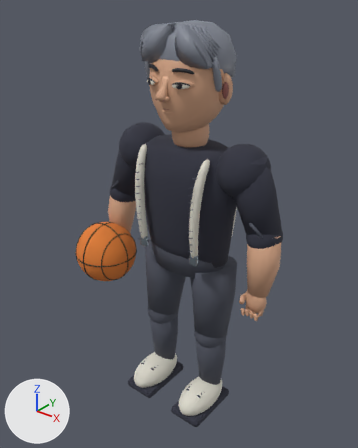
What one commit did to the glTF model public/assets/ikun.glb.
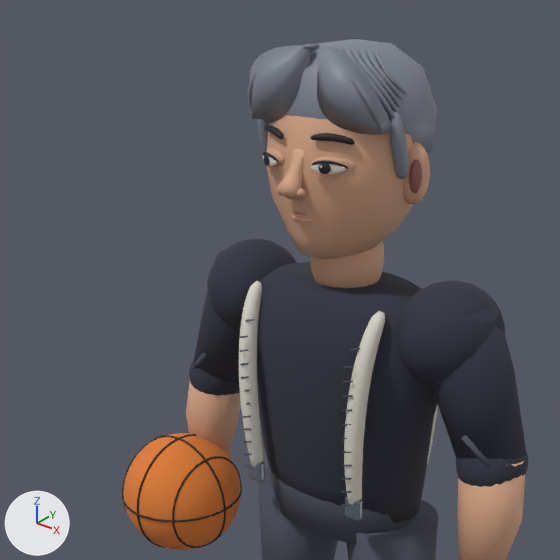
There are two pictures of each version: one whole from a 50 mm lens placed at (1.567, -2.032, 2.457), pointed at (-0.042, -0.02, 1.21), one close up on the part from 4% to 84% of the width and 0% to 64% of the height. Every picture has the same lights, and +X, +Y and +Z are marked at lower left. The older version's two pictures come first. Vertices at exactly the same position are counted once.

Objects in the first close-up: 'ikun_body'.
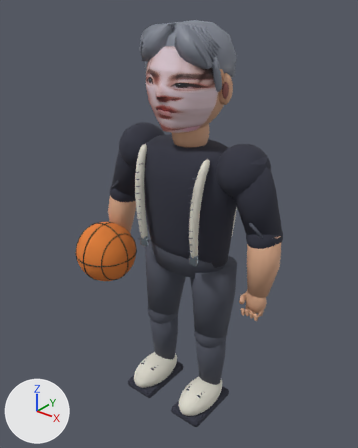
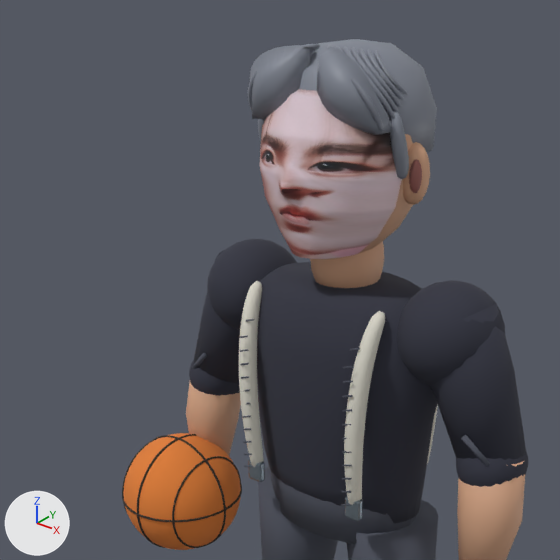
Boxes (x1, y1, x2, y2) around the edits, measured in the close-ups (560 x 560 px):
'ikun_body', recoloured, reshaped: (122, 39, 528, 560) in both
part 1 of me_tailored_torso, deleted: before (263, 157, 348, 222)
part 2 of me_tailored_torso, built on: before (262, 125, 355, 200); after (259, 89, 402, 259)
part 3 of me_tailored_torso, recoloured: after (262, 155, 328, 168)

What changed in the scene script:
```text
Change mat_charcoal_jersey:
    where n0 = _N.new('ShaderNodeBsdfPrincipled'); n0.name = 'Principled BSDF'
    remove n0.inputs[0].default_value = (0.031, 0.033, 0.052, 1.0)  # 'Base Color', greyish blue #313340
    add n2 = _N.new('ShaderNodeMix'); n2.name = 'Mix'
    add n2.data_type = 'RGBA'
    add n2.blend_type = 'MULTIPLY'
    add n2.inputs[0].default_value = 1.0  # 'Factor'
    add n2.inputs[7].default_value = (0.031, 0.033, 0.052, 1.0)  # 'B', greyish blue #313340
    add n3 = _N.new('ShaderNodeVertexColor'); n3.name = 'Color Attribute'
    add _L.new(n2.outputs[2], n0.inputs[0])  # 'Result' to 'Base Color'
    add _L.new(n3.outputs[0], n2.inputs[6])  # 'Color' to 'A'
Change mat_graphite_tailored_cloth:
    where n0 = _N.new('ShaderNodeBsdfPrincipled'); n0.name = 'Principled BSDF'
    remove n0.inputs[0].default_value = (0.075, 0.082, 0.11, 1.0)  # 'Base Color', greyish blue #4d515d
    add n2 = _N.new('ShaderNodeMix'); n2.name = 'Mix'
    add n2.data_type = 'RGBA'
    add n2.blend_type = 'MULTIPLY'
    add n2.inputs[0].default_value = 1.0  # 'Factor'
    add n2.inputs[7].default_value = (0.075, 0.082, 0.11, 1.0)  # 'B', greyish blue #4d515d
    add n3 = _N.new('ShaderNodeVertexColor'); n3.name = 'Color Attribute'
    add _L.new(n2.outputs[2], n0.inputs[0])  # 'Result' to 'Base Color'
    add _L.new(n3.outputs[0], n2.inputs[6])  # 'Color' to 'A'
Change mat_skin___warm_porcelain:
    where n0 = _N.new('ShaderNodeBsdfPrincipled'); n0.name = 'Principled BSDF'
    remove n0.inputs[0].default_value = (0.66, 0.37, 0.23, 1.0)  # 'Base Color', beige #d4a484
    add n2 = _N.new('ShaderNodeMix'); n2.name = 'Mix'
    add n2.data_type = 'RGBA'
    add n2.blend_type = 'MULTIPLY'
    add n2.inputs[0].default_value = 1.0  # 'Factor'
    add n2.inputs[7].default_value = (0.66, 0.37, 0.23, 1.0)  # 'B', beige #d4a484
    add n3 = _N.new('ShaderNodeVertexColor'); n3.name = 'Color Attribute'
    add _L.new(n2.outputs[2], n0.inputs[0])  # 'Result' to 'Base Color'
    add _L.new(n3.outputs[0], n2.inputs[6])  # 'Color' to 'A'
Change mat_ivory_linen:
    where n0 = _N.new('ShaderNodeBsdfPrincipled'); n0.name = 'Principled BSDF'
    remove n0.inputs[0].default_value = (0.73, 0.71, 0.62, 1.0)  # 'Base Color', light grey #dedbce
    add n2 = _N.new('ShaderNodeMix'); n2.name = 'Mix'
    add n2.data_type = 'RGBA'
    add n2.blend_type = 'MULTIPLY'
    add n2.inputs[0].default_value = 1.0  # 'Factor'
    add n2.inputs[7].default_value = (0.73, 0.71, 0.62, 1.0)  # 'B', light grey #dedbce
    add n3 = _N.new('ShaderNodeVertexColor'); n3.name = 'Color Attribute'
    add _L.new(n2.outputs[2], n0.inputs[0])  # 'Result' to 'Base Color'
    add _L.new(n3.outputs[0], n2.inputs[6])  # 'Color' to 'A'
Change mat_tempered_steel:
    where n0 = _N.new('ShaderNodeBsdfPrincipled'); n0.name = 'Principled BSDF'
    remove n0.inputs[0].default_value = (0.28, 0.34, 0.39, 1.0)  # 'Base Color', grey #909ea8
    add n2 = _N.new('ShaderNodeMix'); n2.name = 'Mix'
    add n2.data_type = 'RGBA'
    add n2.blend_type = 'MULTIPLY'
    add n2.inputs[0].default_value = 1.0  # 'Factor'
    add n2.inputs[7].default_value = (0.28, 0.34, 0.39, 1.0)  # 'B', grey #909ea8
    add n3 = _N.new('ShaderNodeVertexColor'); n3.name = 'Color Attribute'
    add _L.new(n2.outputs[2], n0.inputs[0])  # 'Result' to 'Base Color'
    add _L.new(n3.outputs[0], n2.inputs[6])  # 'Color' to 'A'
Change mat_hair___graphite_silver:
    where n0 = _N.new('ShaderNodeBsdfPrincipled'); n0.name = 'Principled BSDF'
    remove n0.inputs[0].default_value = (0.22, 0.24, 0.29, 1.0)  # 'Base Color', grey #818693
    add n2 = _N.new('ShaderNodeMix'); n2.name = 'Mix'
    add n2.data_type = 'RGBA'
    add n2.blend_type = 'MULTIPLY'
    add n2.inputs[0].default_value = 1.0  # 'Factor'
    add n2.inputs[7].default_value = (0.22, 0.24, 0.29, 1.0)  # 'B', grey #818693
    add n3 = _N.new('ShaderNodeVertexColor'); n3.name = 'Color Attribute'
    add _L.new(n2.outputs[2], n0.inputs[0])  # 'Result' to 'Base Color'
    add _L.new(n3.outputs[0], n2.inputs[6])  # 'Color' to 'A'
Change mat_basketball___grained_orange_leather:
    where n0 = _N.new('ShaderNodeBsdfPrincipled'); n0.name = 'Principled BSDF'
    remove n0.inputs[0].default_value = (0.73, 0.205, 0.035, 1.0)  # 'Base Color', orange #de7d35
    add n2 = _N.new('ShaderNodeMix'); n2.name = 'Mix'
    add n2.data_type = 'RGBA'
    add n2.blend_type = 'MULTIPLY'
    add n2.inputs[0].default_value = 1.0  # 'Factor'
    add n2.inputs[7].default_value = (0.73, 0.205, 0.035, 1.0)  # 'B', orange #de7d35
    add n3 = _N.new('ShaderNodeVertexColor'); n3.name = 'Color Attribute'
    add _L.new(n2.outputs[2], n0.inputs[0])  # 'Result' to 'Base Color'
    add _L.new(n3.outputs[0], n2.inputs[6])  # 'Color' to 'A'
Add mat_photo_face___ikun:
    mat_photo_face___ikun = bpy.data.materials.new('Photo face · ikun')
    # uses the picture img_ikun
Change me_tailored_torso:
    remove me_tailored_torso.from_pydata(...)  # 20196 vertices, 39838 faces; spans x -0.7..0.6, y -0.36..0.24, z 0.02..2.3
    add me_tailored_torso.from_pydata(...)  # 22769 vertices, 44754 faces; spans x -0.7..0.6, y -0.36..0.24, z 0.02..2.3
    me_tailored_torso part 1: 7 loose pieces with 688 vertices, spanning x -0.1..0.13, y -0.22..-0.15, z 1.88..2.04, are deleted
    me_tailored_torso part 2: 96 vertices moved within x -0.14..0.13, y -0.23..-0.14, z 1.95..2.1; 2729 vertices removed from x -0.14..0.14, y -0.24..-0.13, z 1.94..2.1; 5990 vertices added at x -0.21..0.21, y -0.23..-0.01, z 1.79..2.2
    me_tailored_torso part 3: 17 faces spanning x -0.13..0.1, y -0.19..-0.17, z 2.03..2.04 switch from mat_ivory_linen (light grey #dedbce) to mat_photo_face___ikun
    remove me_tailored_torso.materials.append(mat_ink___eyelids_and_pupils)  # black #1d1b24
```
